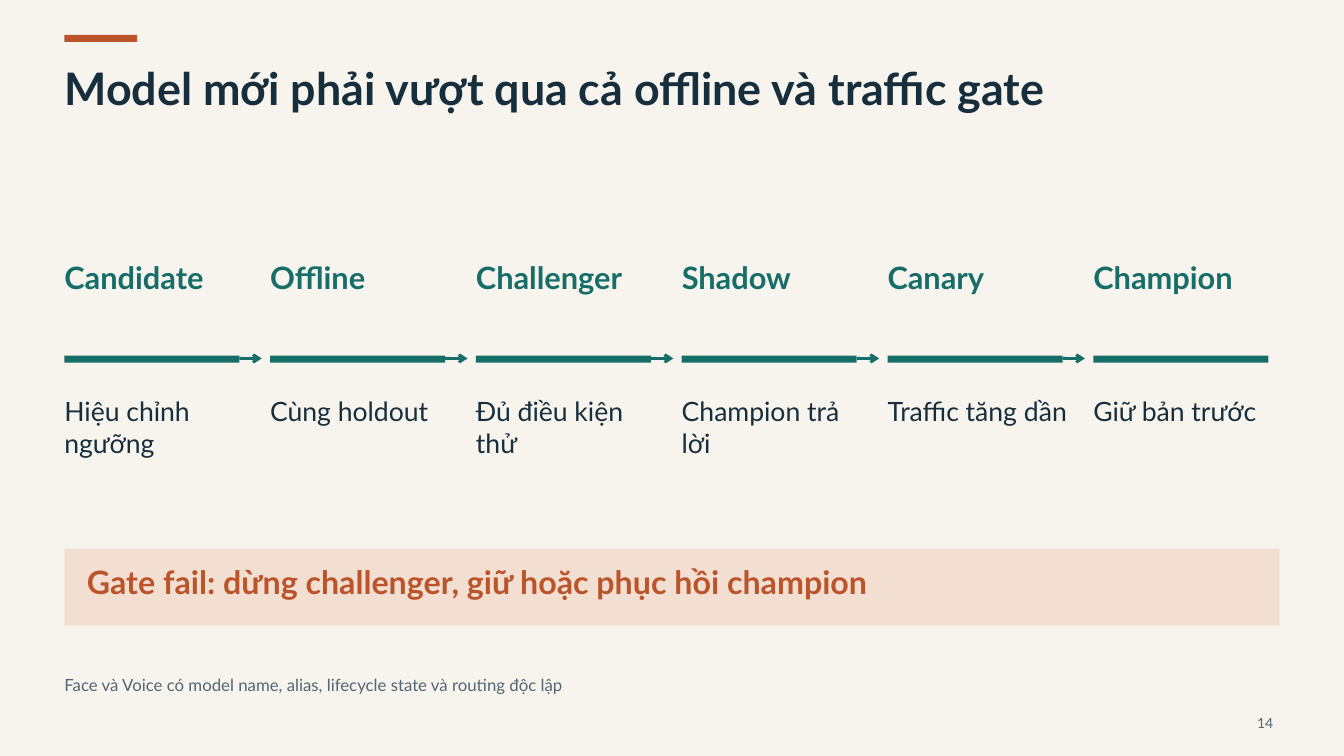
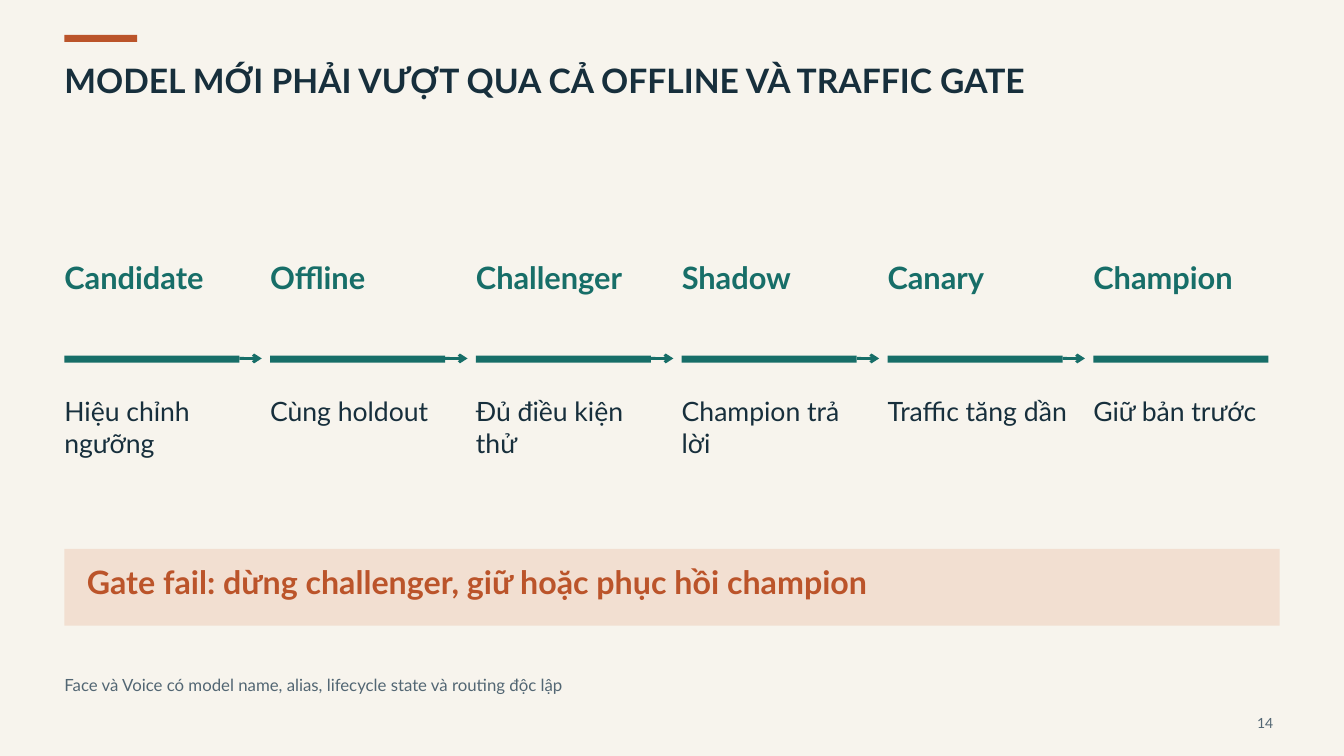
Before and after one commit to FSB-MSA36HN/DDM501-face-voice-proctoring, a slide deck: slide 14 of docs/presentation/DDM501_Defense_15p_Demo13p_QA10p.pptx. Drawn at 1344x756 pixels with LibreOffice and Linux fonts; fonts in the diff are those of the drawing. Boxes give left, top, right and bottom in pixels: in the first picture for what was removed or moved away, otherwise in the second. Text is boxed around its words. In the diff, an @@ line names an element or a change of style, - is before the commit and + after.

```diff
--- a/docs/presentation/DDM501_Defense_15p_Demo13p_QA10p.pptx
+++ b/docs/presentation/DDM501_Defense_15p_Demo13p_QA10p.pptx
@@ text at box(64, 65, 1025, 100): text changed; size 32 to 24 pt @@
-Model mới phải vượt qua cả offline và traffic gate
+MODEL MỚI PHẢI VƯỢT QUA CẢ OFFLINE VÀ TRAFFIC GATE
```
Also in this commit, not shown: 31 other slides changed, 2 other files.
